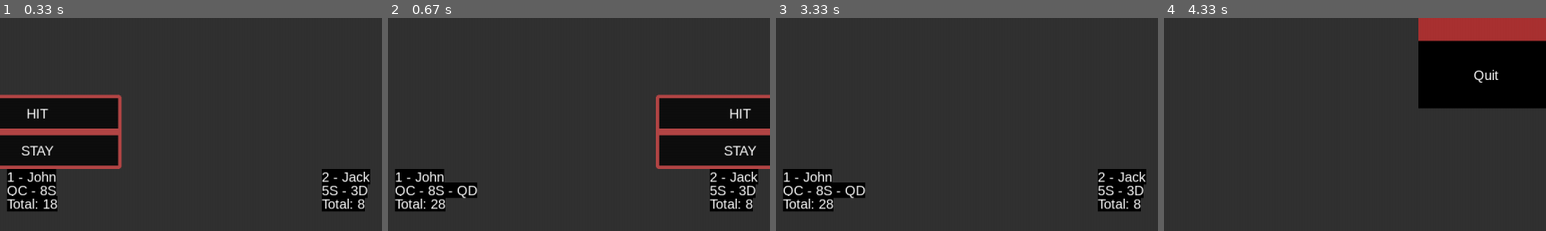
Above: before the commit, frames 1-4 (left to right).
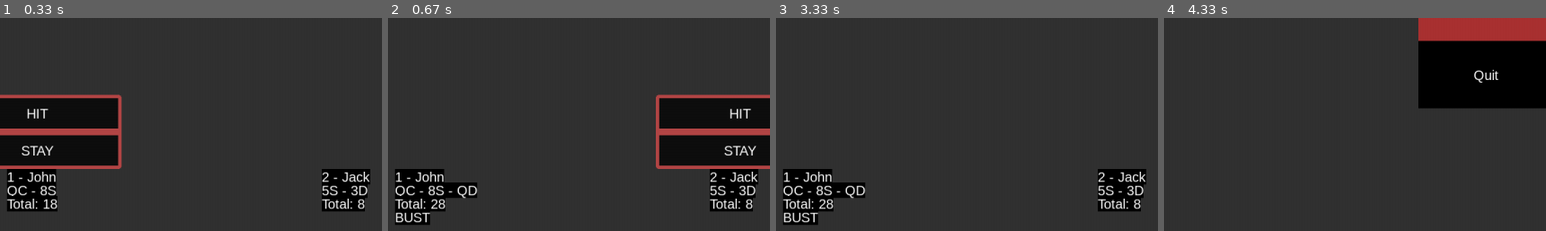
Above: after the commit, the same moments.

Repository: ekoret/blackjack-py
Game: pygame game, started from main.py
Two runs of this game, one before a commit and one after it. Both use one fixed random seed, a clock stepped at 60 frames per second and the inputs below.
Inputs (mouse positions are % of the whole screen's width and height, from its top left):
- Up to frame 1 (0.33 s): no input
- Up to frame 2 (0.67 s): click "HIT" at 0.38 s
- Up to frame 3 (3.33 s): tap Space at 0.67, 2.9 s; click "Resume" at 1.05 s; click (88, 98) at 1.38 s; click (51, 11) at 1.72 s; click (44, 87) at 2.05 s; click "STAY" at 3.22 s
- Up to frame 4 (4.33 s): tap Space at 4.07 s
The pictures show only the part of the screen within x 7-57%, y 50-100%; the shares and areas given below are measured in that part.

Frame 1 is identical in both runs. In frame 2, 0.5% of the frame differs, in the area x 1-12%, y 90-98%; in frame 3, 0.5%; in frame 4, nothing differs.

Commit message:
add blackjack text

Diff:
--- a/game_button.py
+++ b/game_button.py
@@ -49,7 +49,15 @@
                 if (self.text.lower() == "hit"):
                     """Deal card to player"""
                     current_player.add_card(game.deck.deal_card())
-                    if (current_player.get_hand_total() >= 21):
+
+                    """Increment player if 21 is hit"""
+                    if (current_player.get_hand_total() == 21):
                         game.current_player_turn += 1
+
+                    """Handle bust"""
+                    if (current_player.get_hand_total() > 21):
+                        current_player.lost = True
+                        game.current_player_turn += 1
+
                 if (self.text.lower() == "stay"):
                     game.current_player_turn += 1
--- a/player.py
+++ b/player.py
@@ -36,12 +36,15 @@
         ]
 
         bust_label = GameText("BUST")
+        blackjack = GameText("BLACKJACK")
 
         for i, text in enumerate(text_list):
             text.draw(self.game.screen, self.x, self.y + (20 * i))
 
         if (self.lost):
             bust_label.draw(self.game.screen, self.x, self.y + (20 * 3))
+        if (self.get_hand_total() == 21):
+            blackjack.draw(self.game.screen, self.x, self.y + (20 * 4))
 
     def add_card(self, card):
         """
